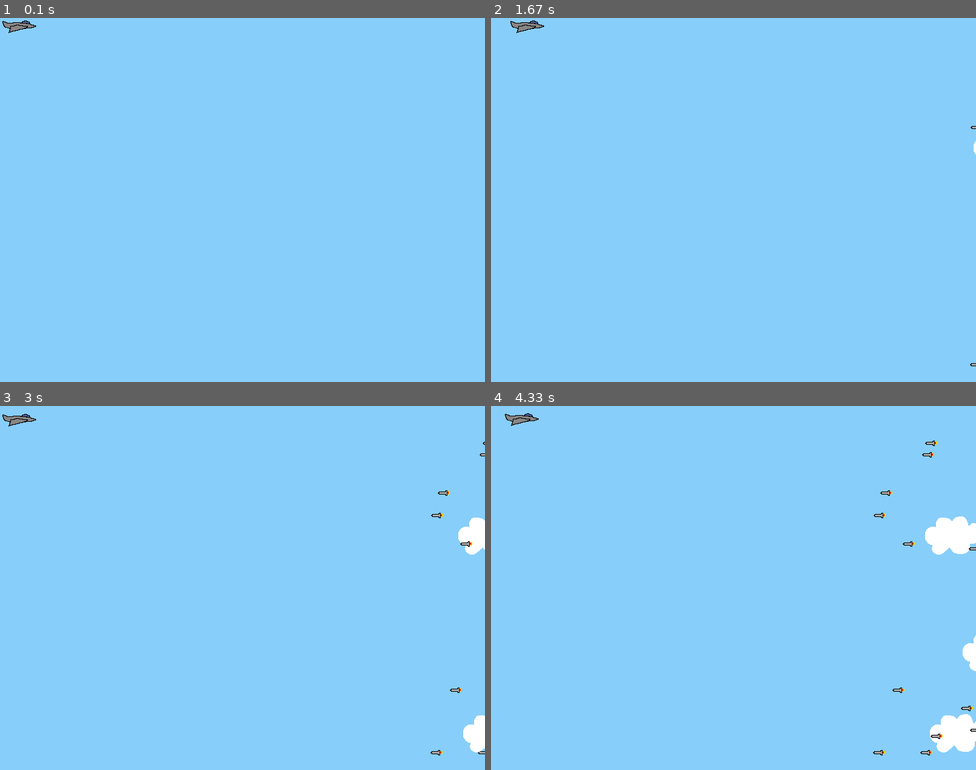
Above: before the commit, frames 1-4 (two rows, left to right).
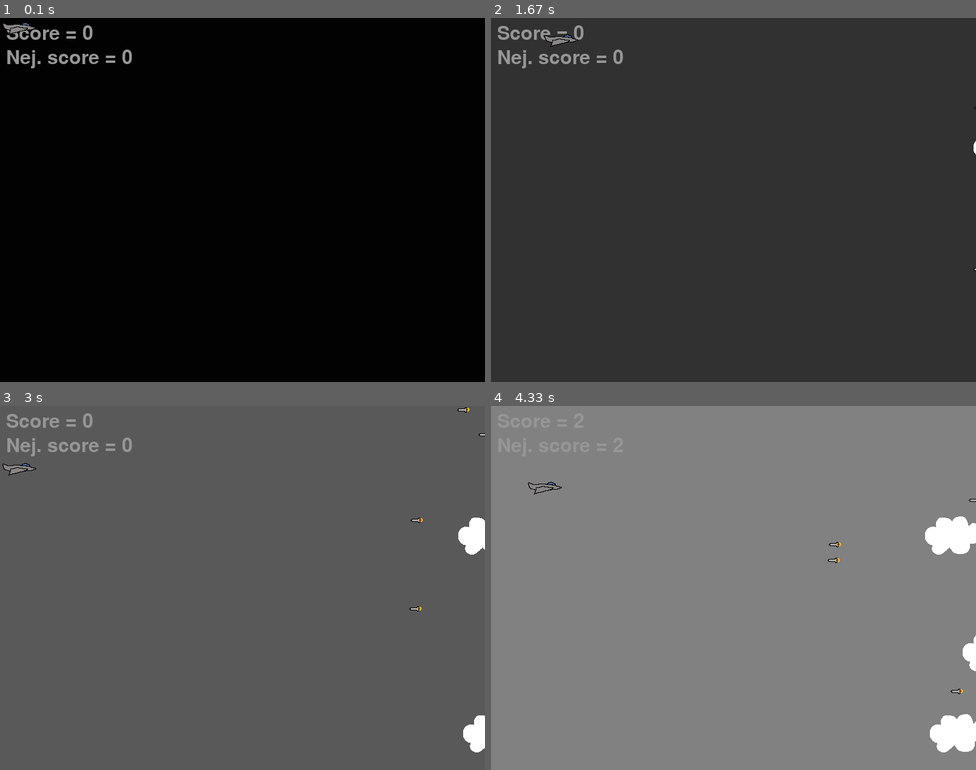
Above: after the commit, the same moments.

Repository: FilipOstarek/pygame
Game: pygame game, started from PYGAME/SkyDodge.py
Two runs of this game, one before a commit and one after it. Both use one fixed random seed, a clock stepped at 60 frames per second and the inputs below.
Inputs:
- Up to frame 1 (0.1 s): no input
- Up to frame 2 (1.67 s): hold Right 0.33-0.8 s; hold Up 0.83-1.13 s; hold Right 1.17-1.63 s
- Up to frame 3 (3 s): hold Left 1.67-2.2 s; hold Down 2.23-2.53 s; hold Left 2.57-2.97 s
- Up to frame 4 (4.33 s): hold Up 3-3.37 s; hold Right 3.4-4.03 s; hold Down from 4.07 s (still down)

The runs differ from the first frame. In frame 1, 100% of the frame differs, in the area x 0-100%, y 0-100%; in frame 2, 100%; in frame 3, 99%; in frame 4, 98%.

Commit message:
Add files via upload

Diff:
--- a/PYGAME/SkyDodge.py
+++ b/PYGAME/SkyDodge.py
@@ -13,6 +13,11 @@
 )
 SCREEN_WIDTH = 800
 SCREEN_HEIGHT = 600
+mnozstvi = 0
+Nscore = 0
+r = 0
+g = 0
+b = 0
 pygame.mixer.init()
 pygame.init()
 clock = pygame.time.Clock()
@@ -26,15 +31,15 @@
 
     def update(self, pressed_keys):
         if pressed_keys[K_UP]:
-            self.rect.move_ip(0, -1)
+            self.rect.move_ip(0, -3)
             move_up_sound.play()
         if pressed_keys[K_DOWN]:
-            self.rect.move_ip(0, 1)
+            self.rect.move_ip(0, 3)
             move_down_sound.play()
         if pressed_keys[K_LEFT]:
-            self.rect.move_ip(-1, 0)
+            self.rect.move_ip(-3, 0)
         if pressed_keys[K_RIGHT]:
-            self.rect.move_ip(1, 0)
+            self.rect.move_ip(3, 0)
 
         if self.rect.left < 0:
             self.rect.left = 0
@@ -44,8 +49,9 @@
             self.rect.top = 0
         if self.rect.bottom > SCREEN_HEIGHT:
             self.rect.bottom = SCREEN_HEIGHT
-
-class Enemy(pygame.sprite.Sprite):
+        self.rect.move_ip(0, +1)
+
+class Enemy(pygame.sprite.Sprite, ):
     def __init__(self):
         super(Enemy, self).__init__()
         self.surf = pygame.image.load("images/missile.png").convert()
@@ -56,10 +62,17 @@
                 random.randint(0, SCREEN_HEIGHT)
             )
         )
-        self.speed = random.randint(1, 2)
+        self.speed = random.randint(1, 3)
+        self.a = round(random.randint(0, 2))
     def update(self):
-        self.rect.move_ip(-self.speed, 0)
-        if self.rect.right < 0:
+        global mnozstvi
+        if self.a == 1:
+            self.rect.move_ip(-self.speed, +self.a)
+        if self.a == 2:
+            self.rect.move_ip(-self.speed, -self.a)
+        if self.rect.right < 0 or self.rect.top > SCREEN_HEIGHT or self.rect.bottom < 0:
+            mnozstvi += 1
+            #print(str(mnozstvi))
             self.kill()
 class Cloud(pygame.sprite.Sprite):
     def __init__(self):
@@ -78,19 +91,23 @@
             self.kill()
 
 screen = pygame.display.set_mode((SCREEN_WIDTH,SCREEN_HEIGHT))
-ADDENEMY = pygame.USEREVENT + 1
-pygame.time.set_timer(ADDENEMY, 250)
-ADDCLOUD = pygame.USEREVENT + 2
+ADDCLOUD = pygame.USEREVENT + 1
 pygame.time.set_timer(ADDCLOUD, 1000)
+ADDENEMY = pygame.USEREVENT + 2
+if mnozstvi < 480:  # do 250-svetle modrá, nad 250 tmavě modrá, od 480 rudá
+    pygame.time.set_timer(ADDENEMY,round((500-mnozstvi)/2))
+else:
+    pygame.time.set_timer(ADDENEMY, 20)
+
 player = Player()
+clouds = pygame.sprite.Group()
 enemies = pygame.sprite.Group()
-clouds = pygame.sprite.Group()
-all_sprites = pygame.sprite.Group()
-all_sprites.add(player)
+#all_sprites = pygame.sprite.Group()
+#all_sprites.add(player)
 
 pygame.mixer.music.load("sound/Sky_dodge_theme.ogg")
 pygame.mixer.music.play(loops=-1)
-pygame.mixer.music.set_volume(0.5)
+pygame.mixer.music.set_volume(0.3)
 
 move_up_sound = pygame.mixer.Sound("sound/Jet_up.ogg")
 move_down_sound = pygame.mixer.Sound("sound/Jet_down.ogg")
@@ -101,6 +118,10 @@
 collision_sound.set_volume(1.0)
 
 running = True
+runningT = False
+
+font = pygame.font.Font('freesansbold.ttf', 32)
+
 while running:
     for event in pygame.event.get():
         if event.type == KEYDOWN:
@@ -111,16 +132,54 @@
         elif event.type == ADDENEMY:
             new_enemy = Enemy()
             enemies.add(new_enemy)
-            all_sprites.add(new_enemy)
+            #all_sprites.add(new_enemy)
         elif event.type == ADDCLOUD:
             new_cloud = Cloud()
             clouds.add(new_cloud)
-            all_sprites.add(new_cloud)
-    screen.fill((135,206,250))
+            #all_sprites.add(new_cloud)
+    if Nscore < mnozstvi:
+        Nscore = mnozstvi
+    if mnozstvi < 250 :
+        screen.fill((r, g, b))
+        text = font.render("Score = " + str(mnozstvi), True, (150, 150, 150), (r, g, b))   #(135,206,250)
+        text2 = font.render("Nej. score = " + str(Nscore), True, (150, 150, 150), (r, g, b))
+        if r < 135:
+            r += 1
+        if g < 206:
+            g += 1
+        if b < 250:
+            b += 1
+    elif mnozstvi >= 250 and mnozstvi < 480:
+        screen.fill((r, g, b))
+        text = font.render("Score = " + str(mnozstvi), True, (150, 150, 150), (r, g, b))  #(27, 53, 194)
+        text2 = font.render("Nej. score = " + str(Nscore), True, (150, 150, 150), (r, g, b))
+        if r > 27:
+            r -= 1
+        if g > 53:
+            g -= 1
+        if b > 194:
+            b -= 1
+    elif mnozstvi >= 480:
+        screen.fill((r, g, b))
+        text = font.render("Score = " + str(mnozstvi), True, (150, 150, 150), (r, g, b))   #(130, 13, 13)
+        text2 = font.render("Nej. score = " + str(Nscore), True, (150, 150, 150), (r, g, b))
+        if r < 130:
+            r += 1
+        if g > 13:
+            g -= 1
+        if b > 13:
+            b -= 1
     pressed_keys = pygame.key.get_pressed()
     player.update(pressed_keys)
     enemies.update()
     clouds.update()
+
+    textRect = text.get_rect()
+    textRect = (10, 10)
+    screen.blit(text, textRect)
+    textRect2 = text.get_rect()
+    textRect2 = (10, 50)
+    screen.blit(text2, textRect2)
     '''
     surf = pygame.Surface((50,50))
     surf.fill((0,0,0))
@@ -130,16 +189,67 @@
         (SCREEN_HEIGHT - surf.get_height()) / 2,
     )
     '''
-    for entity in all_sprites:
+    #for entity in all_sprites:
+    #    screen.blit(entity.surf, entity.rect)
+    for entity in enemies:
         screen.blit(entity.surf, entity.rect)
+    screen.blit(player.surf, player.rect)
+    for entity in clouds:
+        screen.blit(entity.surf, entity.rect)
+    #aby mohly enemies být taky za mrakem
     if pygame.sprite.spritecollideany(player, enemies):
+        screen.fill((0, 0, 0))
+        text = font.render("Score je " + str(mnozstvi), True, (255, 255, 255), (0, 0, 0))
+        textRect = text.get_rect()
+        textRect.center = (SCREEN_WIDTH / 2, SCREEN_HEIGHT / 2 + 50)
+        screen.blit(text, textRect)
+
+        text2 = font.render("Nejvyssi score je " + str(Nscore), True, (255, 255, 255), (0, 0, 0))
+        textRect2 = text.get_rect()
+        textRect2.center = (SCREEN_WIDTH / 2 - 75, SCREEN_HEIGHT / 2)
+        screen.blit(text2, textRect2)
+
+        text3 = font.render("Pro pokracovani stisknete sipku nahoru", True, (255, 255, 255), (0, 0, 0))
+        textRect3 = text.get_rect()
+        textRect3.center = (SCREEN_WIDTH / 2 - 250, SCREEN_HEIGHT / 2 - 50)
+        screen.blit(text3, textRect3)
+
+        pygame.time.delay(500)
+        collision_sound.play()
+        pygame.time.delay(500)
+
+        pygame.display.flip()
+        '''
         player.kill()
         move_up_sound.stop()
         move_down_sound.stop()
-        pygame.time.delay(500)
-        collision_sound.play()
-        pygame.time.delay(500)
-        running = False
+        '''
+        runningT = True
+        while runningT:
+            for event in pygame.event.get():
+                if event.type == KEYDOWN:
+                    if event.key == K_ESCAPE:
+                        running = False
+                        runningT = False
+                        player.kill()
+                        move_up_sound.stop()
+                        move_down_sound.stop()
+                    if event.key == K_UP:
+                        runningT = False
+                        enemies = ""
+                        enemies = pygame.sprite.Group()
+                        mnozstvi = 0
+                        r = 0
+                        g = 0
+                        b = 0
+                elif event.type == QUIT:
+                    running = False
+                    runningT = False
+                    player.kill()
+                    move_up_sound.stop()
+                    move_down_sound.stop()
+            #print(pressed_keys)
+            clock.tick(30)
     pygame.display.flip()
     clock.tick(30)
 pygame.mixer.music.stop()
--- /dev/null
+++ b/PYGAME/text.py
@@ -0,0 +1,70 @@
+# import pygame module in this program
+import pygame
+
+# activate the pygame library
+# initiate pygame and give permission
+# to use pygame's functionality.
+pygame.init()
+
+# define the RGB value for white,
+#  green, blue colour .
+white = (255, 255, 255)
+green = (0, 255, 0)
+blue = (0, 0, 128)
+
+# assigning values to X and Y variable
+X = 400
+Y = 400
+
+# create the display surface object
+# of specific dimension..e(X, Y).
+display_surface = pygame.display.set_mode((X, Y))
+
+# set the pygame window name
+pygame.display.set_caption('Show Text')
+
+# create a font object.
+# 1st parameter is the font file
+# which is present in pygame.
+# 2nd parameter is size of the font
+font = pygame.font.Font('freesansbold.ttf', 32)
+
+# create a text suface object,
+# on which text is drawn on it.
+text = font.render('GeeksForGeeks', True, green, blue)
+
+# create a rectangular object for the
+# text surface object
+textRect = text.get_rect()
+
+# set the center of the rectangular object.
+textRect.center = (X // 2, Y // 2)
+
+# infinite loop
+while True:
+
+    # completely fill the surface object
+    # with white color
+    display_surface.fill(white)
+
+    # copying the text surface object
+    # to the display surface object
+    # at the center coordinate.
+    display_surface.blit(text, textRect)
+
+    # iterate over the list of Event objects
+    # that was returned by pygame.event.get() method.
+    for event in pygame.event.get():
+
+        # if event object type is QUIT
+        # then quitting the pygame
+        # and program both.
+        if event.type == pygame.QUIT:
+            # deactivates the pygame library
+            pygame.quit()
+
+            # quit the program.
+            quit()
+
+        # Draws the surface object to the screen.
+        pygame.display.update()
